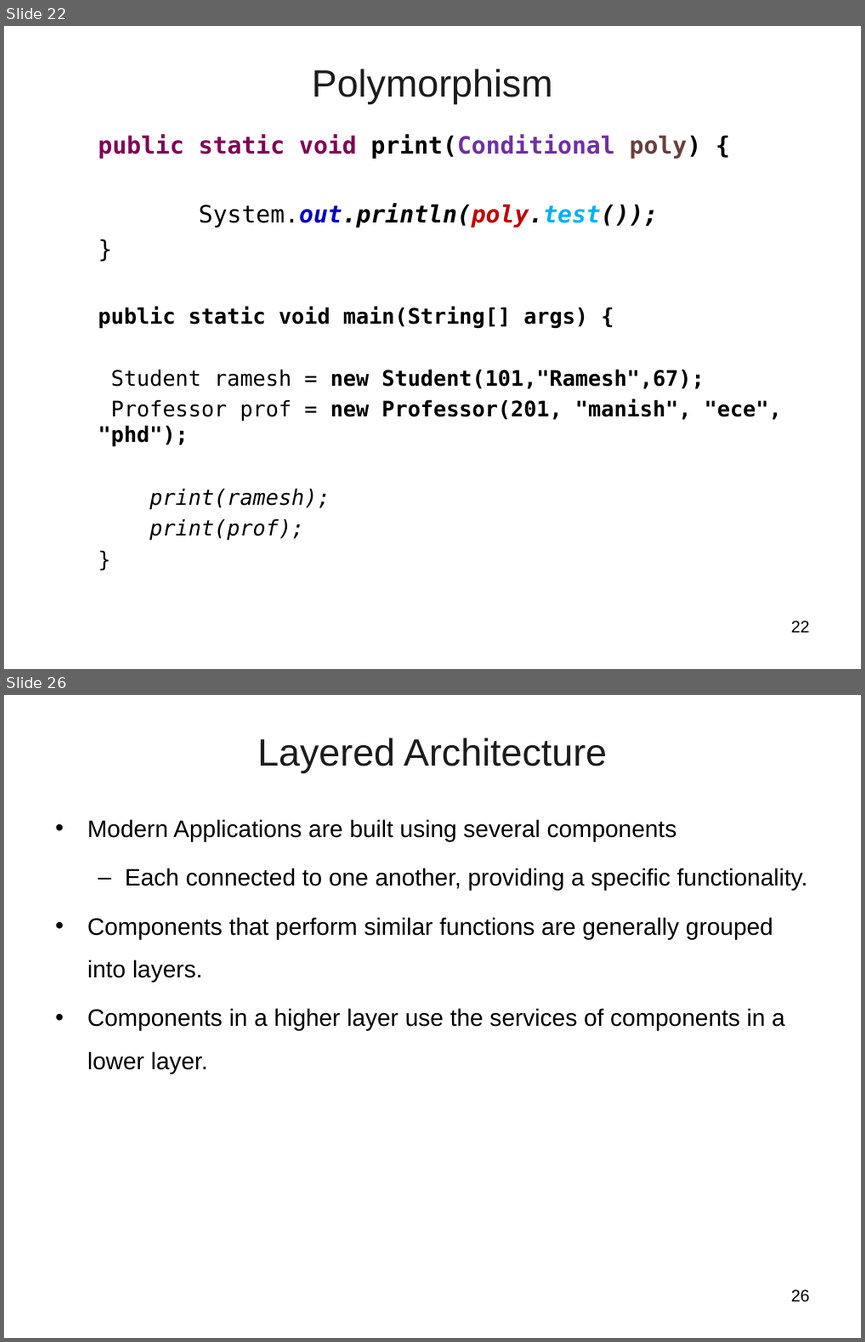
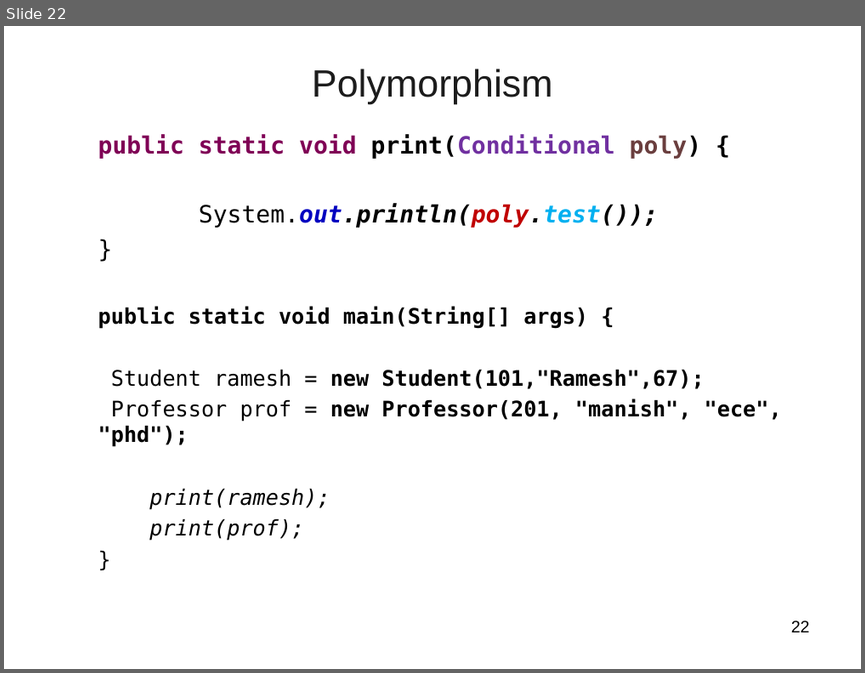
Before and after one commit to vatsanTraining/training_sept_2023, a slide deck: Java_Day_Two.ppt. Shown one above the other, each under a label of ours: slides 22 and 26 before the commit, slide 22 after it; the slides between them are not shown. The pictures are 865x1342 and 865x673 pixels, drawn with LibreOffice and Linux fonts; fonts in the diff are those of the drawing; background and template pictures are left out. Boxes give left, top, right and bottom in pixels: in the first picture for what was removed or moved away, otherwise in the second. Text is boxed around its words. In the diff, an @@ line names an element or a change of style, - is before the commit and + after.

```diff
--- a/Java_Day_Two.ppt
+++ b/Java_Day_Two.ppt
@@ slide 26 removed at box(4, 695, 861, 1338), background picture (left out) @@
@@ title removed at box(257, 737, 607, 773) @@
-Layered Architecture
@@ text removed at box(87, 819, 808, 1073) @@
-• Modern Applications are built using several components
-  – Each connected to one another, providing a specific functionality.
-• Components that perform similar functions are generally grouped into layers.
-• Components in a higher layer use the services of components in a lower layer.
@@ page number removed at box(791, 1289, 810, 1302) @@
-26
```
Also in this commit, not shown: 62 slides added, 4 other slides removed, 5 other files.
